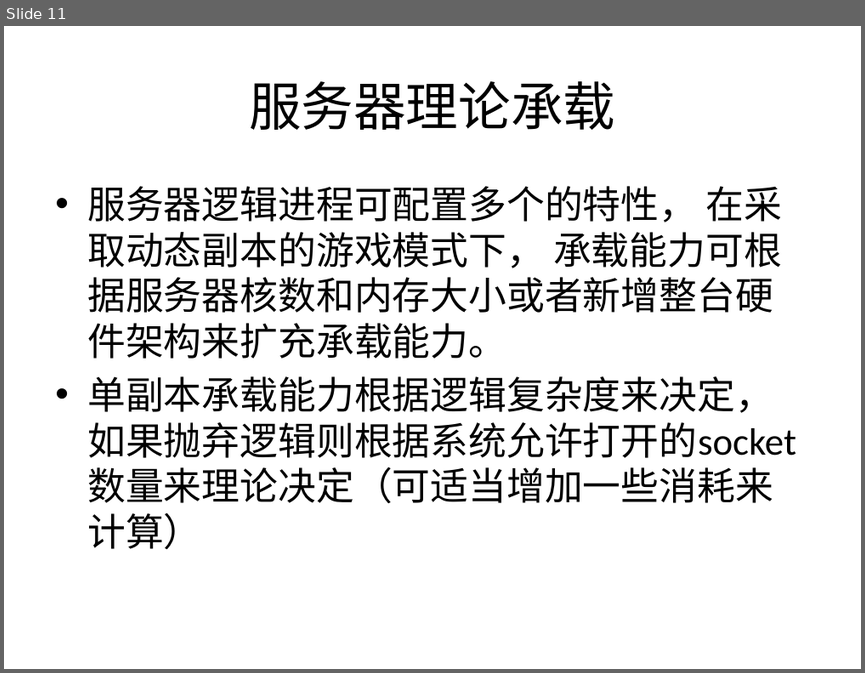
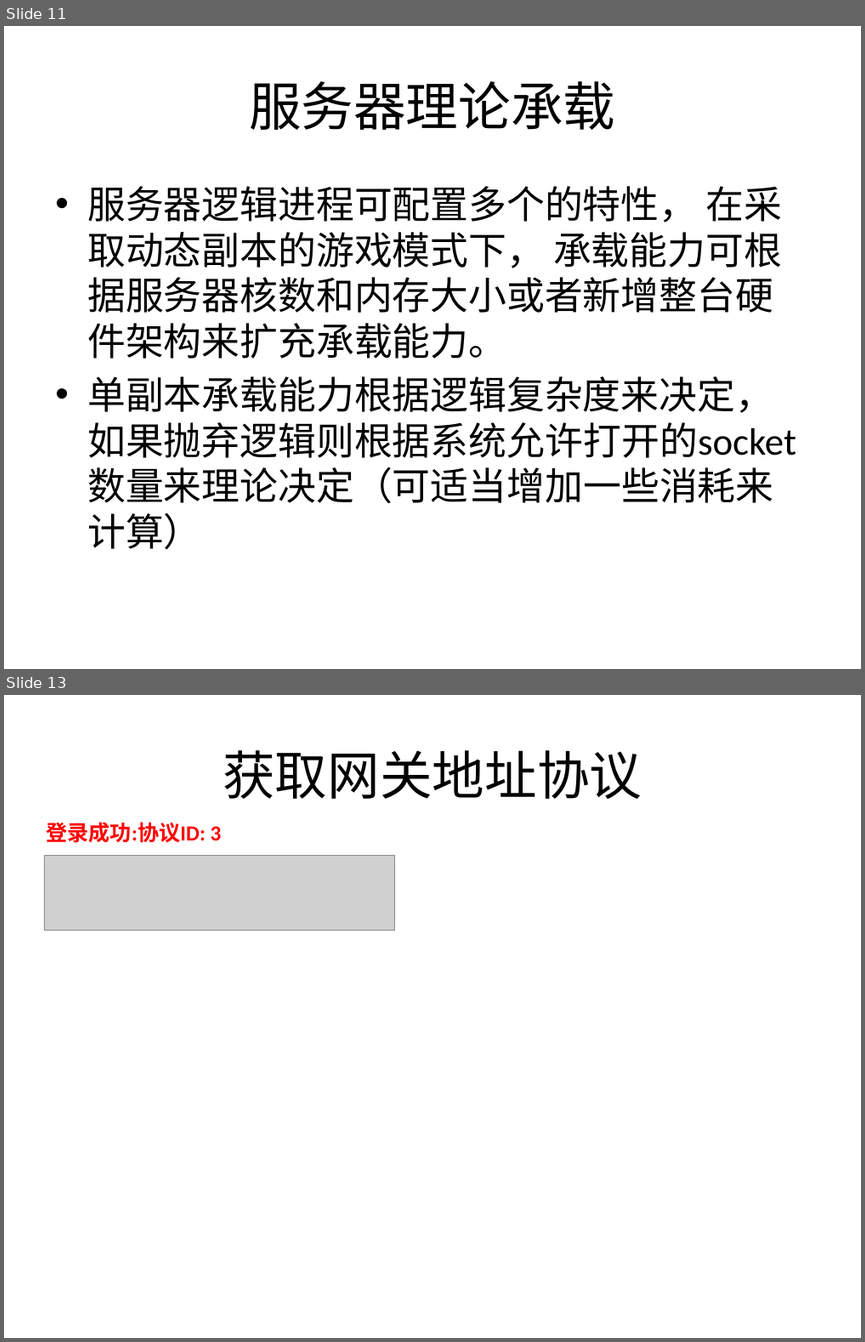
Before and after one commit to kbengine/kbengine, a slide deck: kbe/doc/server_overview.pptx. Shown one above the other, each under a label of ours: slide 11 before the commit, slides 11 and 13 after it; the slides between them are not shown. The pictures are 865x673 and 865x1342 pixels, drawn with LibreOffice and Linux fonts; fonts in the diff are those of the drawing; grey boxes stand for pictures. Boxes give left, top, right and bottom in pixels: in the first picture for what was removed or moved away, otherwise in the second. Text is boxed around its words. In the diff, an @@ line names an element or a change of style, - is before the commit and + after.

```diff
--- a/kbe/doc/server_overview.pptx
+++ b/kbe/doc/server_overview.pptx
@@ slide 13 added at box(4, 695, 861, 1338), background #FFFFFF @@
@@ title added at box(222, 750, 642, 799), 44 pt, text #000000 @@
+获取网关地址协议
@@ text added at box(46, 822, 222, 843), 18 pt, text #FF0000, bold @@
+登录成功:协议ID: 3
@@ picture added at box(44, 855, 395, 929) @@
```
Also in this commit, not shown: 2 slides changed, 2 other slides added, 1 slide removed.
